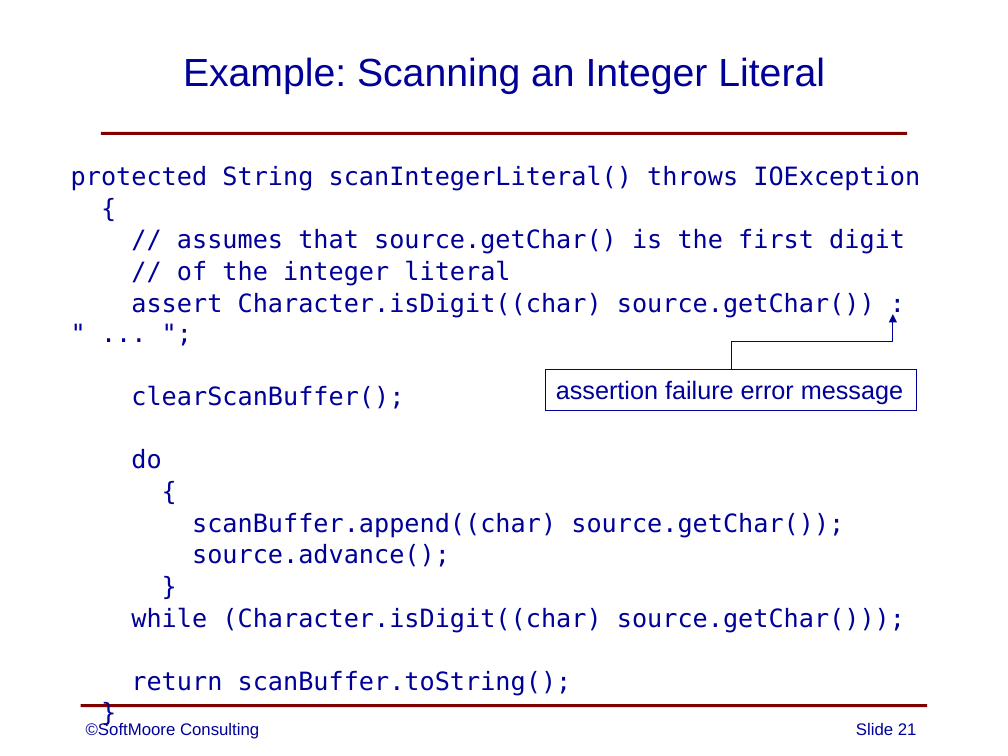
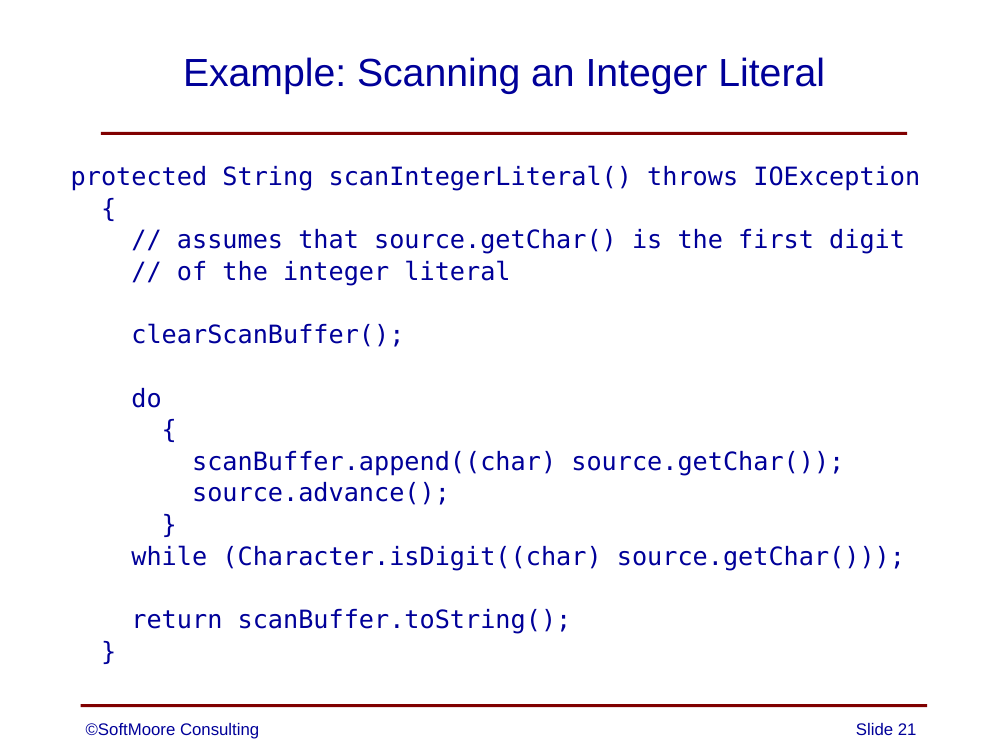
Before and after one commit to SoftMoore/CPRL, a slide deck: slide 21 of PowerPoint Slides/05 - Lexical Analysis.pptx. Drawn at 1008x756 pixels with LibreOffice and Linux fonts; fonts in the diff are those of the drawing. Boxes give left, top, right and bottom in pixels: in the first picture for what was removed or moved away, otherwise in the second. Text is boxed around its words. In the diff, an @@ line names an element or a change of style, - is before the commit and + after.

```diff
--- a/PowerPoint Slides/05 - Lexical Analysis.pptx
+++ b/PowerPoint Slides/05 - Lexical Analysis.pptx
@@ text at (x1=131, y1=293, x2=875, y2=318): paragraph removed @@
-assert Character.isDigit((char) source.getChar()) : " ... ";
@@ elbow arrow removed from (732, 370) to (893, 314) @@
@@ rectangle removed at (x1=546, y1=370, x2=917, y2=410) @@
-assertion failure error message
```
Also in this commit, not shown: 4 other slides changed, 18 other files.
